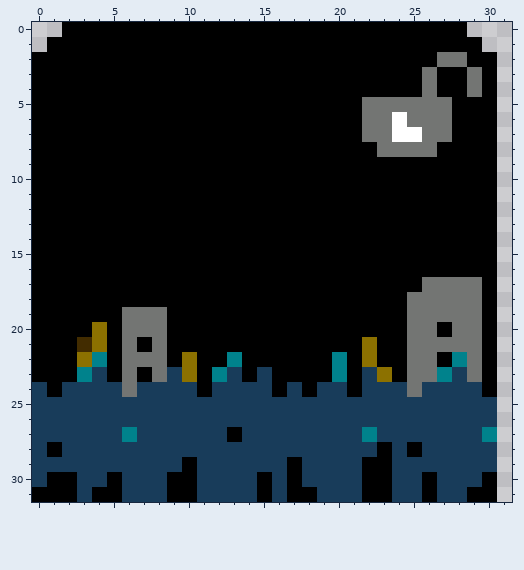
Pixel-art sprite: gameraspberry/debug/images/grave/btn_stage_01_on.png. The picture above was drawn from the file before the commit.
The file is 32x32 pixels.
The result:
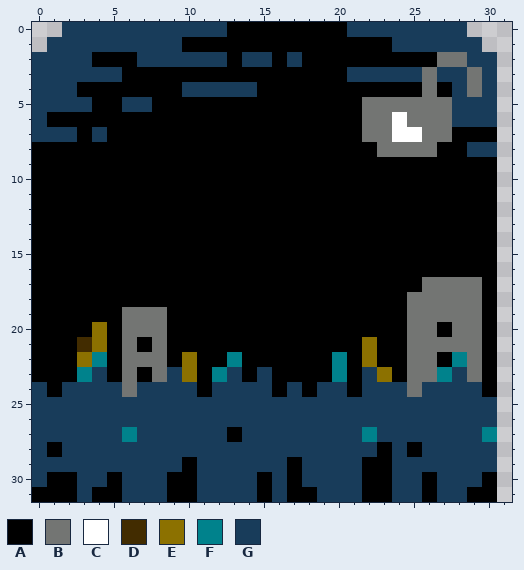
Palette (. is transparent): A #000000  B #737573  C #ffffff  D #422c00  E #8c7100  F #00828c  G #183c5a
The exact change:
y 0: x 2..12 AAAAAAAAAAA -> GGGGGGGGGGG; x 21..28 AAAAAAAA -> GGGGGGGG
y 1: x 1..9 AAAAAAAAA -> GGGGGGGGG; x 24..29 AAAAAA -> GGGGGG
y 2: x 0..3 AAAA -> GGGG; x 7..12 AAAAAA -> GGGGGG; x 14..15 AA -> GG; x 17 A -> G; x 29..30 AA -> GG
y 3: x 0..5 AAAAAA -> GGGGGG; x 21..25 AAAAA -> GGGGG; x 27..28 AA -> GG; x 30 A -> G
y 4: x 0..2 AAA -> GGG; x 10..14 AAAAA -> GGGGG; x 28 A -> G; x 30 A -> G
y 5: x 0..3 AAAA -> GGGG; x 6..7 AA -> GG; x 28..30 AAA -> GGG
y 6: x 0 A -> G; x 28..30 AAA -> GGG
y 7: x 0..2 AAA -> GGG; x 4 A -> G
y 8: x 29..30 AA -> GG
Boxes around the changes in both pictures, in picture pixels (x1, y1, x2, y2):
changed: (32, 22, 302, 142)
changed: (347, 22, 497, 157)
